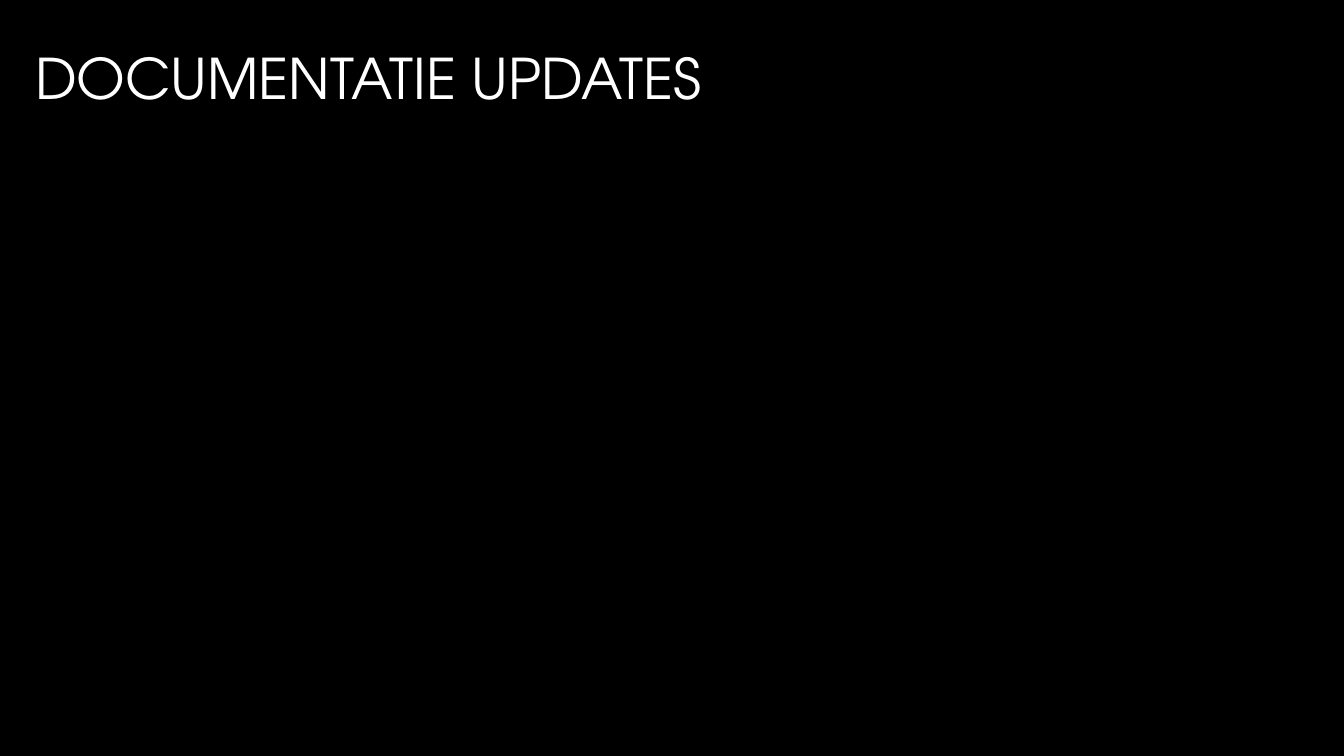
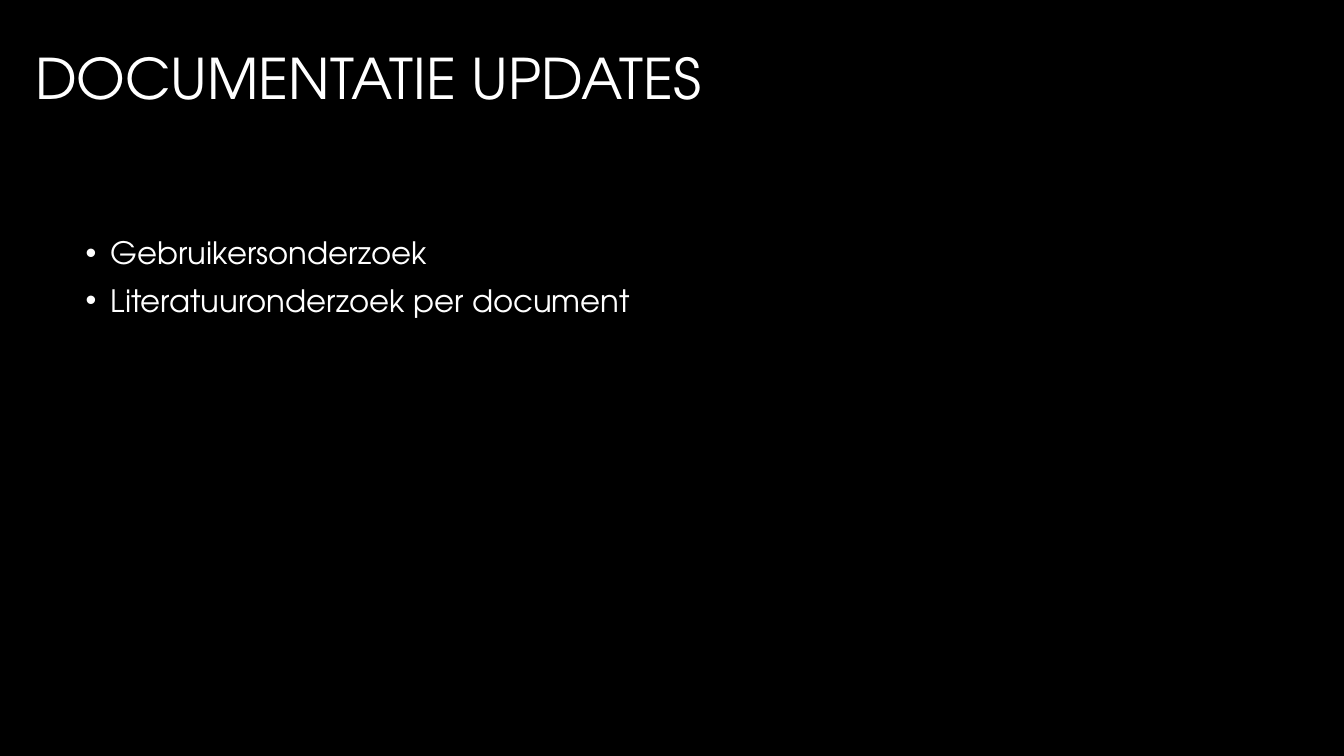
Before and after one commit to TomHeij/Project5-6, a slide deck: slide 6 of Opleverset_Project_5-6/Manage_&_Control/PO meeting 5.pptx. Drawn at 1344x756 pixels with LibreOffice and Linux fonts; fonts in the diff are those of the drawing; background and template pictures are left out. Boxes give left, top, right and bottom in pixels: in the first picture for what was removed or moved away, otherwise in the second. Text is boxed around its words. In the diff, an @@ line names an element or a change of style, - is before the commit and + after.

```diff
--- a/Opleverset_Project_5-6/Manage_&_Control/PO meeting 5.pptx
+++ b/Opleverset_Project_5-6/Manage_&_Control/PO meeting 5.pptx
@@ text added at (x1=111, y1=241, x2=630, y2=318), 22 pt, text #FFFFFF @@
+• Gebruikersonderzoek
+• Literatuuronderzoek per document
```
Also in this commit, not shown: 6 other slides changed, 1 other file.
